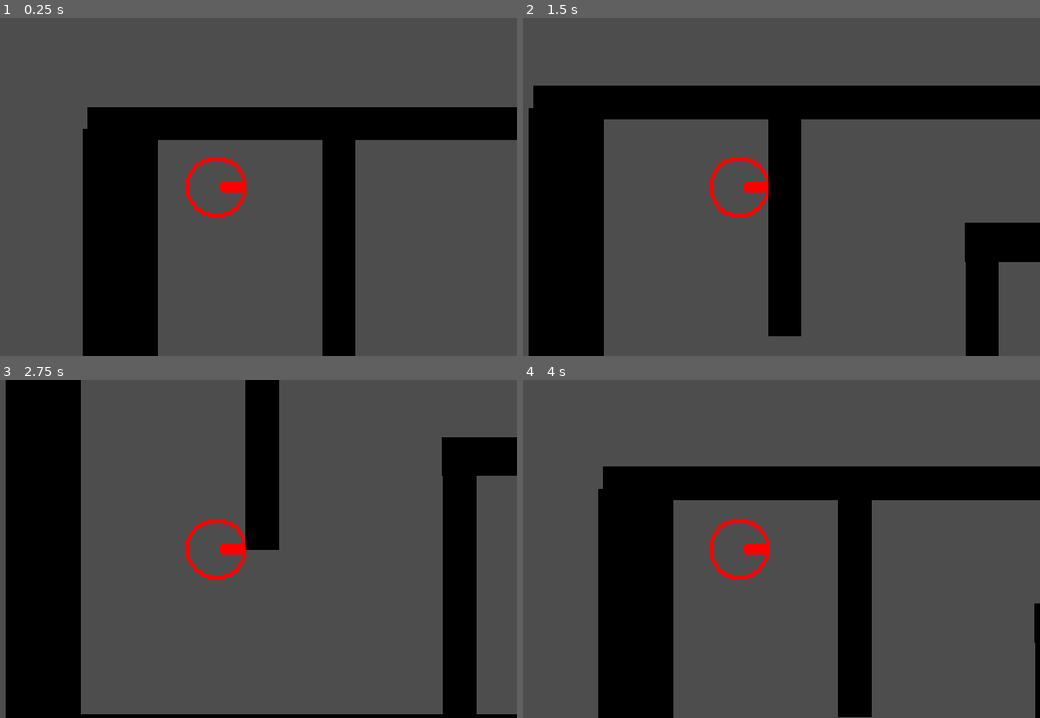
Above: before the commit, frames 1-4 (two rows, left to right).
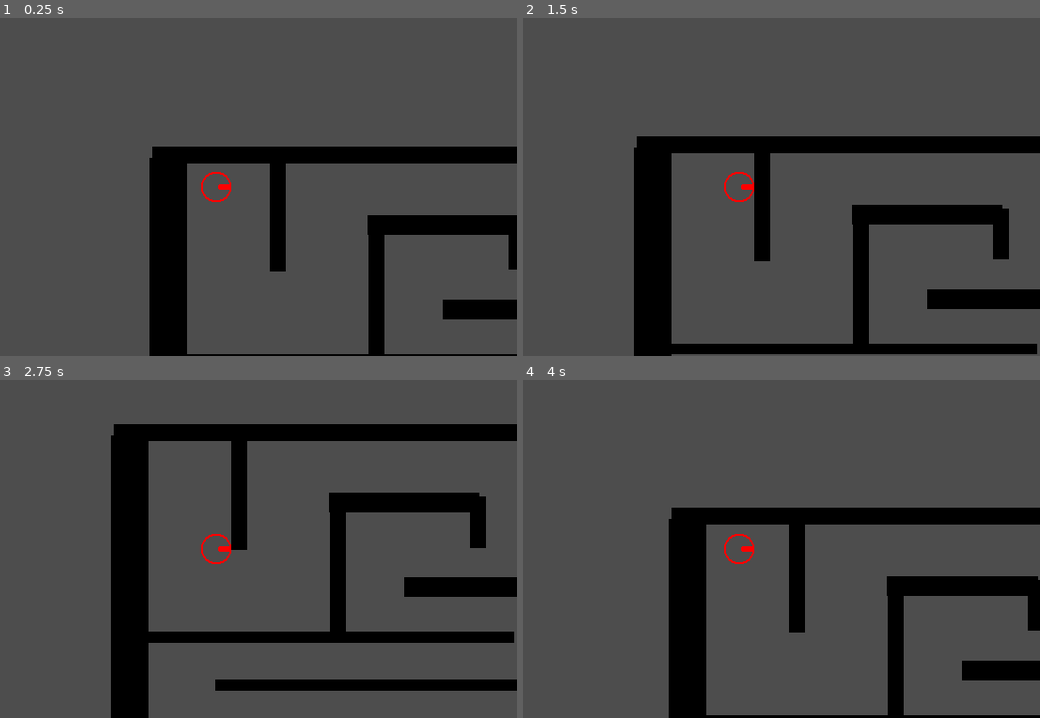
Above: after the commit, the same moments.

Repository: captaindecoy/maze
Game: Godot game, scene res://scenes/node_2d.tscn
Two runs of this game, one before a commit and one after it. Both use one fixed random seed, a clock stepped at 60 frames per second and the inputs below. Before the commit the project starts from res://node_2d.tscn.
Inputs (mouse positions are in pixels of both pictures, inside the frame that each line leads up to):
- Up to frame 1 (0.25 s): no input
- Up to frame 2 (1.5 s): tap Enter at 0.5 s; move the mouse to (869, 170) at 0.52 s; hold Right (move_right) 0.53-1.28 s; move the mouse to (621, 203) at 1.27 s; hold Down (move_down) from 1.28 s (still down)
- Up to frame 3 (2.75 s): move the mouse to (274, 474) at 2.02 s; release Down (move_down) at 2.03 s; hold Right (move_right) from 2.03 s (still down)
- Up to frame 4 (4 s): tap Space at 2.75 s; move the mouse to (709, 616) at 2.77 s; release Right (move_right) at 2.78 s; hold Up (move_up) 2.78-3.53 s; move the mouse to (921, 599) at 3.52 s; hold Left (move_left) from 3.53 s (still down)

The runs differ from the first frame. In frame 1, 32% of the frame differs, in the area x 16-100%, y 26-100%; in frame 2, 41%; in frame 3, 41%, in the area x 1-100%, y 0-100%; in frame 4, 34%.

Commit message:
- Added bullets firing and collision with walls - Cleaned up project and organized

Diff:
--- a/project.godot
+++ b/project.godot
@@ -11,14 +11,14 @@
 [application]
 
 config/name="maze"
-run/main_scene="res://node_2d.tscn"
+run/main_scene="res://scenes/node_2d.tscn"
 config/features=PackedStringArray("4.1", "GL Compatibility")
-config/icon="res://icon.svg"
+config/icon="res://art/icon.svg"
 
 [display]
 
-window/size/viewport_width=320
-window/size/viewport_height=180
+window/size/viewport_width=640
+window/size/viewport_height=360
 window/stretch/mode="canvas_items"
 
 [input]
--- a/bullet.tscn
+++ b/scenes/bullet.tscn
@@ -1,7 +1,7 @@
 [gd_scene load_steps=4 format=3 uid="uid://i1y83s1f1i7w"]
 
-[ext_resource type="Texture2D" uid="uid://d0cs55eakg22v" path="res://spr_projectile_0.png" id="1_omwam"]
-[ext_resource type="Script" path="res://BulletRigidBody2D.gd" id="1_ppgws"]
+[ext_resource type="Script" path="res://scripts/BulletRigidBody2D.gd" id="1_dr5ai"]
+[ext_resource type="Texture2D" uid="uid://d0cs55eakg22v" path="res://art/spr_projectile_0.png" id="2_4ghj1"]
 
 [sub_resource type="CapsuleShape2D" id="CapsuleShape2D_noc31"]
 radius = 8.0
@@ -10,14 +10,14 @@
 [node name="Bullet" type="Node2D"]
 
 [node name="BulletArea2D" type="Area2D" parent="."]
-collision_layer = 2
-monitorable = false
-script = ExtResource("1_ppgws")
+script = ExtResource("1_dr5ai")
 metadata/_edit_group_ = true
 
 [node name="BulletSprite" type="Sprite2D" parent="BulletArea2D"]
-texture = ExtResource("1_omwam")
+texture = ExtResource("2_4ghj1")
 
 [node name="CollisionShape2D" type="CollisionShape2D" parent="BulletArea2D"]
 rotation = 1.5708
 shape = SubResource("CapsuleShape2D_noc31")
+
+[connection signal="body_entered" from="BulletArea2D" to="BulletArea2D" method="_on_body_entered"]
--- a/node_2d.tscn
+++ b/scenes/node_2d.tscn
@@ -1,54 +1,32 @@
-[gd_scene load_steps=10 format=3 uid="uid://cl5cf0f1tn2v4"]
-
-[ext_resource type="Script" path="res://Player.gd" id="1_gvp2e"]
-[ext_resource type="Texture2D" uid="uid://cmg2xcl0oc4n6" path="res://topdown_bw_walkdown1.png" id="2_4jlbq"]
-[ext_resource type="Script" path="res://Player2.gd" id="3_wa2xu"]
-[ext_resource type="Texture2D" uid="uid://clrno1lmvx8ri" path="res://onslaught_player.png" id="4_00a3o"]
-[ext_resource type="Texture2D" uid="uid://dl47dhtsvaa6c" path="res://black_pixel.png" id="4_4inkl"]
-
-[sub_resource type="SpriteFrames" id="SpriteFrames_7dxvu"]
+[gd_scene load_steps=7 format=3 uid="uid://cl5cf0f1tn2v4"]
+
+[ext_resource type="Script" path="res://scripts/Player2.gd" id="3_aaetp"]
+[ext_resource type="Texture2D" uid="uid://clrno1lmvx8ri" path="res://art/onslaught_player.png" id="4_giplp"]
+[ext_resource type="Texture2D" uid="uid://dl47dhtsvaa6c" path="res://art/black_pixel.png" id="5_oidtt"]
+
+[sub_resource type="CircleShape2D" id="CircleShape2D_qp8l3"]
+
+[sub_resource type="SpriteFrames" id="SpriteFrames_fpwnl"]
 animations = [{
 "frames": [{
 "duration": 1.0,
-"texture": ExtResource("2_4jlbq")
+"texture": ExtResource("4_giplp")
 }],
 "loop": true,
 "name": &"default",
 "speed": 5.0
 }]
 
-[sub_resource type="CircleShape2D" id="CircleShape2D_qp8l3"]
-
-[sub_resource type="SpriteFrames" id="SpriteFrames_fpwnl"]
-animations = [{
-"frames": [{
-"duration": 1.0,
-"texture": ExtResource("4_00a3o")
-}],
-"loop": true,
-"name": &"default",
-"speed": 5.0
-}]
-
 [sub_resource type="RectangleShape2D" id="RectangleShape2D_i68bs"]
 size = Vector2(40, 16)
 
 [node name="Node2D" type="Node2D"]
 
-[node name="Player_old" type="Area2D" parent="."]
-visible = false
-monitoring = false
-script = ExtResource("1_gvp2e")
-speed = 100
-
-[node name="AnimatedSprite2D" type="AnimatedSprite2D" parent="Player_old"]
-visible = false
-position = Vector2(-32, 141)
-sprite_frames = SubResource("SpriteFrames_7dxvu")
-
 [node name="Player" type="CharacterBody2D" parent="."]
 position = Vector2(40, 40)
-script = ExtResource("3_wa2xu")
+collision_layer = 32768
+collision_mask = 32770
+script = ExtResource("3_aaetp")
 speed = 120
 friction = 0.2
 
@@ -66,12 +44,13 @@
 [node name="NewWall5" type="StaticBody2D" parent="Walls"]
 position = Vector2(206, 167)
 scale = Vector2(0.440001, 8.56)
+collision_layer = 3
 metadata/_edit_group_ = true
 
 [node name="WhitePixelpng" type="Sprite2D" parent="Walls/NewWall5"]
 position = Vector2(10, -2)
 scale = Vector2(40, 16)
-texture = ExtResource("4_4inkl")
+texture = ExtResource("5_oidtt")
 
 [node name="CollisionShape2D" type="CollisionShape2D" parent="Walls/NewWall5"]
 position = Vector2(10, -2)
@@ -80,12 +59,13 @@
 [node name="NewWall4" type="StaticBody2D" parent="Walls"]
 position = Vector2(444, 218)
 scale = Vector2(1, 10)
+collision_layer = 3
 metadata/_edit_group_ = true
 
 [node name="WhitePixelpng" type="Sprite2D" parent="Walls/NewWall4"]
 position = Vector2(10, -2)
 scale = Vector2(40, 16)
-texture = ExtResource("4_4inkl")
+texture = ExtResource("5_oidtt")
 
 [node name="CollisionShape2D" type="CollisionShape2D" parent="Walls/NewWall4"]
 position = Vector2(10, -2)
@@ -94,12 +74,13 @@
 [node name="NewWall3" type="StaticBody2D" parent="Walls"]
 position = Vector2(131, 326)
 scale = Vector2(15.9443, -1.11999)
+collision_layer = 3
 metadata/_edit_group_ = true
 
 [node name="WhitePixelpng" type="Sprite2D" parent="Walls/NewWall3"]
 position = Vector2(10, -2)
 scale = Vector2(40, 16)
-texture = ExtResource("4_4inkl")
+texture = ExtResource("5_oidtt")
 
 [node name="CollisionShape2D" type="CollisionShape2D" parent="Walls/NewWall3"]
 position = Vector2(10, -2)
@@ -108,12 +89,13 @@
 [node name="NewWall2" type="StaticBody2D" parent="Walls"]
 position = Vector2(98, 225)
 scale = Vector2(10, 0.72)
+collision_layer = 3
 metadata/_edit_group_ = true
 
 [node name="WhitePixelpng" type="Sprite2D" parent="Walls/NewWall2"]
 position = Vector2(10, -2)
 scale = Vector2(40, 16)
-texture = ExtResource("4_4inkl")
+texture = ExtResource("5_oidtt")
 
 [node name="CollisionShape2D" type="CollisionShape2D" parent="Walls/NewWall2"]
 position = Vector2(10, -2)
@@ -122,12 +104,13 @@
 [node name="NewWall" type="StaticBody2D" parent="Walls"]
 position = Vector2(-21, 203)
 scale = Vector2(1, 19.4)
+collision_layer = 3
 metadata/_edit_group_ = true
 
 [node name="WhitePixelpng" type="Sprite2D" parent="Walls/NewWall"]
 position = Vector2(10, -2)
 scale = Vector2(40, 16)
-texture = ExtResource("4_4inkl")
+texture = ExtResource("5_oidtt")
 
 [node name="CollisionShape2D" type="CollisionShape2D" parent="Walls/NewWall"]
 position = Vector2(10, -2)
@@ -136,12 +119,13 @@
 [node name="NewWall6" type="StaticBody2D" parent="Walls"]
 position = Vector2(321, 168)
 scale = Vector2(4.01388, -1.29342)
+collision_layer = 3
 metadata/_edit_group_ = true
 
 [node name="WhitePixelpng" type="Sprite2D" parent="Walls/NewWall6"]
 position = Vector2(10, -2)
 scale = Vector2(40, 16)
-texture = ExtResource("4_4inkl")
+texture = ExtResource("5_oidtt")
 
 [node name="CollisionShape2D" type="CollisionShape2D" parent="Walls/NewWall6"]
 position = Vector2(10, -2)
@@ -150,12 +134,13 @@
 [node name="NewWall7" type="StaticBody2D" parent="Walls"]
 position = Vector2(210, 273)
 scale = Vector2(13.0539, -0.733422)
+collision_layer = 3
 metadata/_edit_group_ = true
 
 [node name="WhitePixelpng" type="Sprite2D" parent="Walls/NewWall7"]
 position = Vector2(10, -2)
 scale = Vector2(40, 16)
-texture = ExtResource("4_4inkl")
+texture = ExtResource("5_oidtt")
 
 [node name="CollisionShape2D" type="CollisionShape2D" parent="Walls/NewWall7"]
 position = Vector2(10, -2)
@@ -164,12 +149,13 @@
 [node name="NewWall8" type="StaticBody2D" parent="Walls"]
 position = Vector2(241, 78)
 scale = Vector2(4.01388, -1.29342)
+collision_layer = 3
 metadata/_edit_group_ = true
 
 [node name="WhitePixelpng" type="Sprite2D" parent="Walls/NewWall8"]
 position = Vector2(10, -2)
 scale = Vector2(40, 16)
-texture = ExtResource("4_4inkl")
+texture = ExtResource("5_oidtt")
 
 [node name="CollisionShape2D" type="CollisionShape2D" parent="Walls/NewWall8"]
 position = Vector2(10, -2)
@@ -178,12 +164,13 @@
 [node name="NewWall9" type="StaticBody2D" parent="Walls"]
 position = Vector2(518, 146)
 scale = Vector2(0.440001, 6.36)
+collision_layer = 3
 metadata/_edit_group_ = true
 
 [node name="WhitePixelpng" type="Sprite2D" parent="Walls/NewWall9"]
 position = Vector2(10, -2)
 scale = Vector2(40, 16)
-texture = ExtResource("4_4inkl")
+texture = ExtResource("5_oidtt")
 
 [node name="CollisionShape2D" type="CollisionShape2D" parent="Walls/NewWall9"]
 position = Vector2(10, -2)
@@ -192,12 +179,13 @@
 [node name="NewWall10" type="StaticBody2D" parent="Walls"]
 position = Vector2(355, 108)
 scale = Vector2(0.440001, 3.4)
+collision_layer = 3
 metadata/_edit_group_ = true
 
 [node name="WhitePixelpng" type="Sprite2D" parent="Walls/NewWall10"]
 position = Vector2(10, -2)
 scale = Vector2(40, 16)
-texture = ExtResource("4_4inkl")
+texture = ExtResource("5_oidtt")
 
 [node name="CollisionShape2D" type="CollisionShape2D" parent="Walls/NewWall10"]
 position = Vector2(10, -2)
@@ -206,12 +194,13 @@
 [node name="NewWall11" type="StaticBody2D" parent="Walls"]
 position = Vector2(578, 203)
 scale = Vector2(1, 19.4)
+collision_layer = 3
 metadata/_edit_group_ = true
 
 [node name="WhitePixelpng" type="Sprite2D" parent="Walls/NewWall11"]
 position = Vector2(10, -2)
 scale = Vector2(40, 16)
-texture = ExtResource("4_4inkl")
+texture = ExtResource("5_oidtt")
 
 [node name="CollisionShape2D" type="CollisionShape2D" parent="Walls/NewWall11"]
 position = Vector2(10, -2)
@@ -220,12 +209,12 @@
 [node name="NewWall12" type="StaticBody2D" parent="Walls"]
 position = Vector2(131, 4.00003)
 scale = Vector2(15.9443, -1.11999)
-metadata/_edit_group_ = true
+collision_layer = 3
 
 [node name="WhitePixelpng" type="Sprite2D" parent="Walls/NewWall12"]
 position = Vector2(10, -2)
 scale = Vector2(40, 16)
-texture = ExtResource("4_4inkl")
+texture = ExtResource("5_oidtt")
 
 [node name="CollisionShape2D" type="CollisionShape2D" parent="Walls/NewWall12"]
 position = Vector2(10, -2)
@@ -234,12 +223,13 @@
 [node name="NewWall13" type="StaticBody2D" parent="Walls"]
 position = Vector2(101, 86)
 scale = Vector2(0.440001, 7.4)
+collision_layer = 3
 metadata/_edit_group_ = true
 
 [node name="WhitePixelpng" type="Sprite2D" parent="Walls/NewWall13"]
 position = Vector2(10, -2)
 scale = Vector2(40, 16)
-texture = ExtResource("4_4inkl")
+texture = ExtResource("5_oidtt")
 
 [node name="CollisionShape2D" type="CollisionShape2D" parent="Walls/NewWall13"]
 position = Vector2(10, -2)
--- /dev/null
+++ b/scenes/player_old.tscn
@@ -0,0 +1,30 @@
+[gd_scene load_steps=5 format=3 uid="uid://cyjyobp3r7fuu"]
+
+[ext_resource type="Script" path="res://scripts/Player.gd" id="1_7te64"]
+[ext_resource type="Texture2D" uid="uid://cmg2xcl0oc4n6" path="res://art/topdown_bw_walkdown1.png" id="2_qasgd"]
+
+[sub_resource type="RectangleShape2D" id="RectangleShape2D_ftssb"]
+
+[sub_resource type="SpriteFrames" id="SpriteFrames_7dxvu"]
+animations = [{
+"frames": [{
+"duration": 1.0,
+"texture": ExtResource("2_qasgd")
+}],
+"loop": true,
+"name": &"default",
+"speed": 5.0
+}]
+
+[node name="Player_old" type="Area2D"]
+monitoring = false
+script = ExtResource("1_7te64")
+speed = 100
+
+[node name="CollisionShape2D" type="CollisionShape2D" parent="."]
+position = Vector2(115, 118)
+shape = SubResource("RectangleShape2D_ftssb")
+
+[node name="AnimatedSprite2D" type="AnimatedSprite2D" parent="."]
+position = Vector2(116, 118)
+sprite_frames = SubResource("SpriteFrames_7dxvu")
--- a/BulletRigidBody2D.gd
+++ b/scripts/BulletRigidBody2D.gd
@@ -12,3 +12,9 @@
 func _process(delta):
 	position += transform.x * speed * delta
 	#print(rotation)
+
+
+func _on_body_entered(body):
+	#print("hit!")
+	queue_free()
+	pass # Replace with function body.
--- a/Player2.gd
+++ b/scripts/Player2.gd
@@ -4,7 +4,7 @@
 @export var friction = 0.01
 @export var acceleration = 0.1
 
-var bullet_scene = preload("res://bullet.tscn")
+var bullet_scene = preload("res://scenes/bullet.tscn")
 
 func get_input():
 	var input = Vector2()
@@ -19,18 +19,21 @@
 	return input
 
 func _physics_process(delta):
-	if(Input.is_action_just_pressed("shoot")):
-		var instance = bullet_scene.instantiate()
-		owner.add_child(instance)
+	#if(Input.is_action_just_pressed("shoot")):
+		#var instance = bullet_scene.instantiate()
+		#owner.add_child(instance)
+		#instance.transform = transform
 		#instance.rotation = rotation
 		#instance.transform.x = transform.x
-		instance.transform = transform
 	var rs_look : Vector2 = Vector2(0,0)
 	var deadzone = 0.3
 	rs_look.y = Input.get_joy_axis(0, JOY_AXIS_RIGHT_Y)
 	rs_look.x = Input.get_joy_axis(0, JOY_AXIS_RIGHT_X)
 	if rs_look.length() >= deadzone:
 		rotation = rs_look.angle()
+		var instance = bullet_scene.instantiate()
+		owner.add_child(instance)
+		instance.transform = transform
 		#$AnimatedSprite2D.rotation = rs_look.angle()
 	#$AnimatedSprite2D.look_at(get_global_mouse_position())
 	#$AnimatedSprite2D.look_at(rightStick)
Renamed: black_pixel.png -> art/black_pixel.png
Not shown, changed: art/black_pixel.png.import
Renamed: icon.svg -> art/icon.svg
Not shown, changed: art/icon.svg.import
Renamed: onslaught_player.png -> art/onslaught_player.png
Not shown, changed: art/onslaught_player.png.import
Renamed: spr_projectile_0.png -> art/spr_projectile_0.png
Not shown, changed: art/spr_projectile_0.png.import
Renamed: topdown_bw_walkdown1.png -> art/topdown_bw_walkdown1.png
Not shown, changed: art/topdown_bw_walkdown1.png.import
Not shown: 1 places in scenes/tile_map.tscn that only renumber resources
Renamed: Player.gd -> scripts/Player.gd
(and 3 more such lines)
